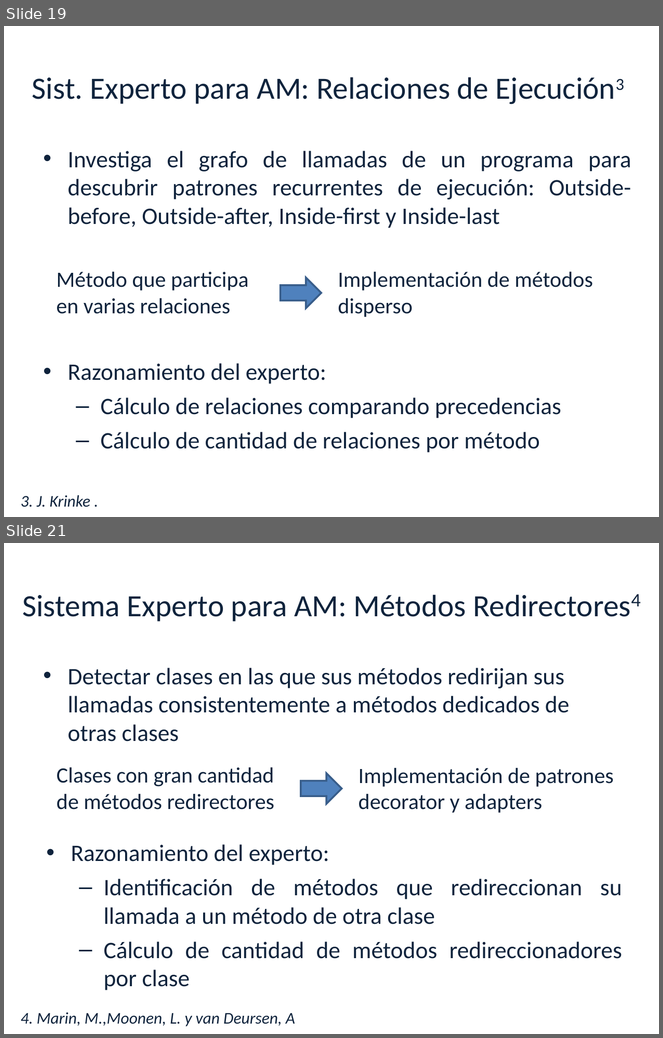
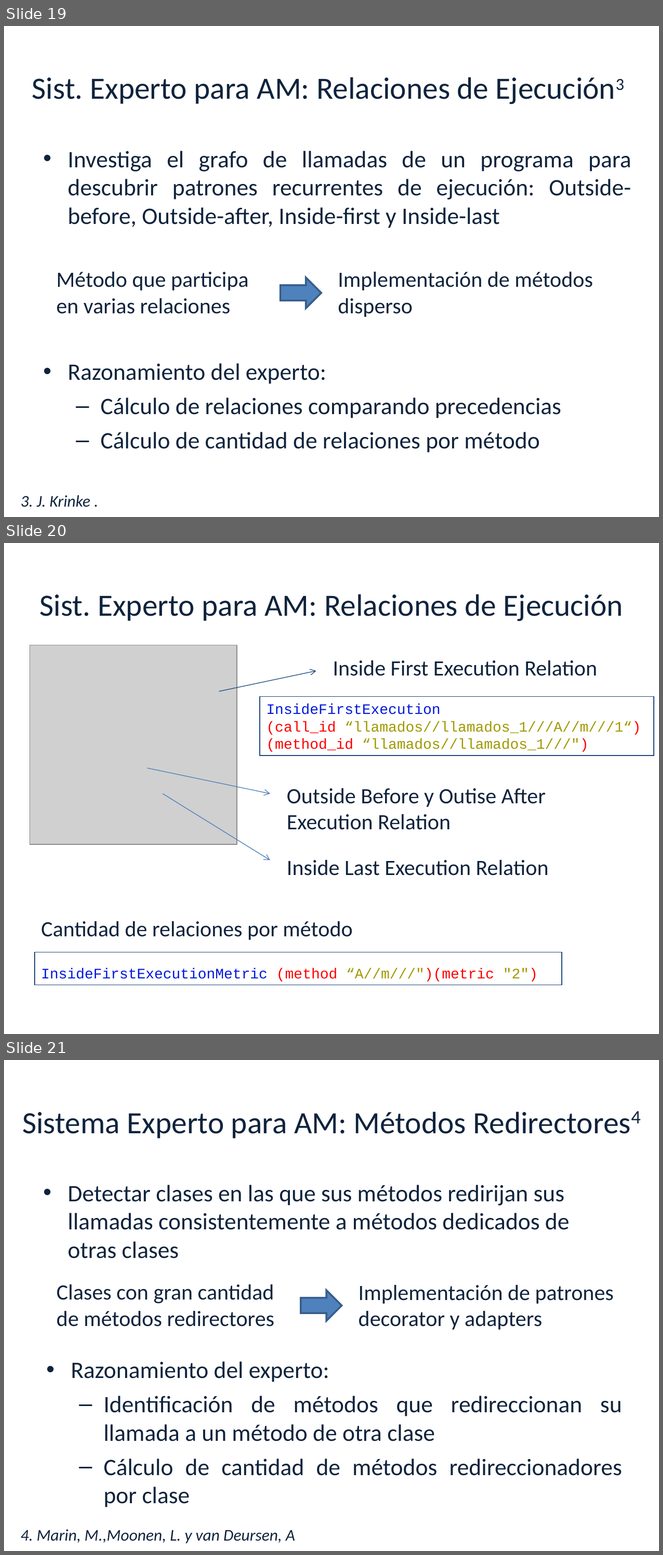
Before and after one commit to luciamasolaP/proyectofinal-informe, a slide deck: presentacion/Tesis.ppt. Shown one above the other, each under a label of ours: slides 19 and 21 before the commit, slides 19, 20 and 21 after it; the slides between them are not shown. The pictures are 663x1038 and 663x1555 pixels, drawn with LibreOffice and Linux fonts; fonts in the diff are those of the drawing; grey boxes stand for pictures; background and template pictures are left out. Boxes give left, top, right and bottom in pixels: in the first picture for what was removed or moved away, otherwise in the second. Text is boxed around its words. In the diff, an @@ line names an element or a change of style, - is before the commit and + after.

```diff
--- a/presentacion/Tesis.ppt
+++ b/presentacion/Tesis.ppt
@@ slide 20 added at (4,543,659,1034), background picture (left out) @@
@@ title added at (39,594,623,622), 34 pt, text #0F233C @@
+Sist. Experto para AM: Relaciones de Ejecución
@@ picture added at (29,645,237,845) @@
@@ text added at (333,660,597,676), 24 pt, text #0F233C @@
+Inside First Execution Relation
@@ arrow added from (219, 692) to (317, 671), #1F497D 0.74 pt @@
@@ rectangle added at (260,696,655,755), outline #1F497D 0.74 pt, 16 pt, text #A09900 @@
+InsideFirstExecution
+(call_id “llamados//llamados_1///A//m///1“)
+(method_id “llamados//llamados_1///")
@@ arrow added from (148, 768) to (270, 794), #4A7EBB 0.74 pt @@
@@ text added at (287,788,546,830), 24 pt, text #0F233C @@
+Outside Before y Outise After Execution Relation
@@ arrow added from (163, 794) to (270, 860), #4A7EBB 0.74 pt @@
@@ text added at (287,860,549,876), 24 pt, text #0F233C @@
+Inside Last Execution Relation
@@ text added at (41,921,352,940), 24 pt, text #0F233C @@
+Cantidad de relaciones por método
@@ rectangle added at (35,953,562,985), outline #1F497D 0.74 pt, 16 pt, text #0018DD @@
+InsideFirstExecutionMetric (method “A//m///")(metric "2")
```
Also in this commit, not shown: 2 slides changed, 1 other slide added, 3 slides removed.
